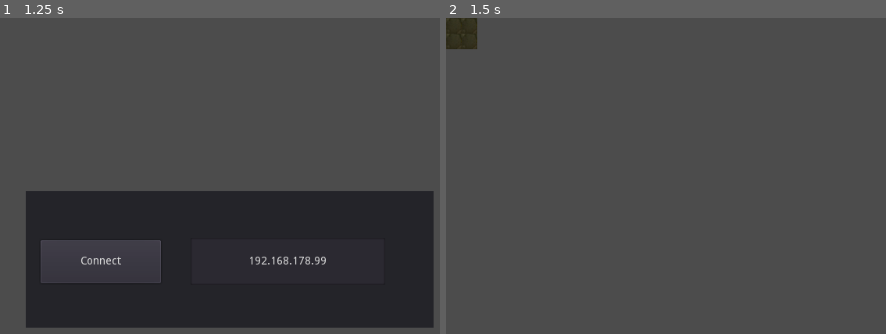
Above: before the commit, frames 1-2 (left to right).
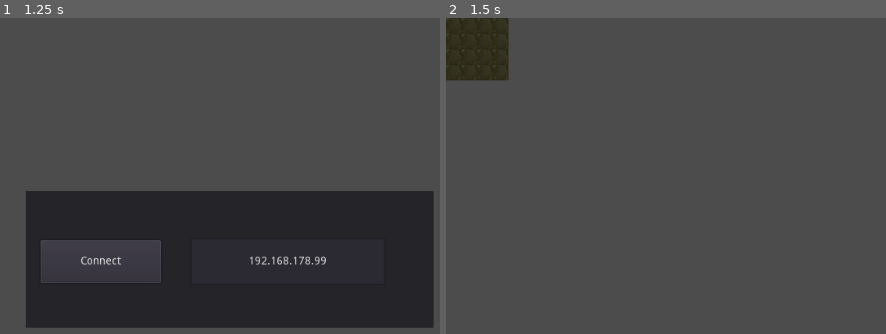
Above: after the commit, the same moments.

Repository: tbs1-bo/flipflapflop
Game: Godot game, scene res://Main.tscn
The game is run twice, just before and just after one commit, with the same random seed, the same clock (stepped at 60 frames per second) and the same inputs.
Inputs:
- Up to frame 1 (1.25 s): tap Enter at 0.5 s
- Up to frame 2 (1.5 s): click "Connect" at 1.25 s

Frame 1 is identical in both runs. In frame 2, 2.1% of the frame differs, in the area x 0-15%, y 0-20%.
Error in both runs: Invalid call. Nonexistent function 'connect_to' in base 'Node2D (fff.gd)'. (res://Main.gd:14)

Commit message:
more dots.

Diff:
--- a/godot_client/fff.tscn
+++ b/godot_client/fff.tscn
@@ -10,7 +10,7 @@
 tile_set = ExtResource( 2 )
 cell_size = Vector2( 20, 20 )
 format = 1
-tile_data = PoolIntArray( 0, 0, 0, 1, 0, 0, 65536, 0, 0, 65537, 0, 0 )
+tile_data = PoolIntArray( 0, 0, 0, 1, 0, 0, 2, 0, 0, 3, 0, 0, 65536, 0, 0, 65537, 0, 0, 65538, 0, 0, 65539, 0, 0, 131072, 0, 0, 131073, 0, 0, 131074, 0, 0, 131075, 0, 0, 196608, 0, 0, 196609, 0, 0, 196610, 0, 0, 196611, 0, 0 )
 
 [node name="Label" type="Label" parent="."]
 visible = false
